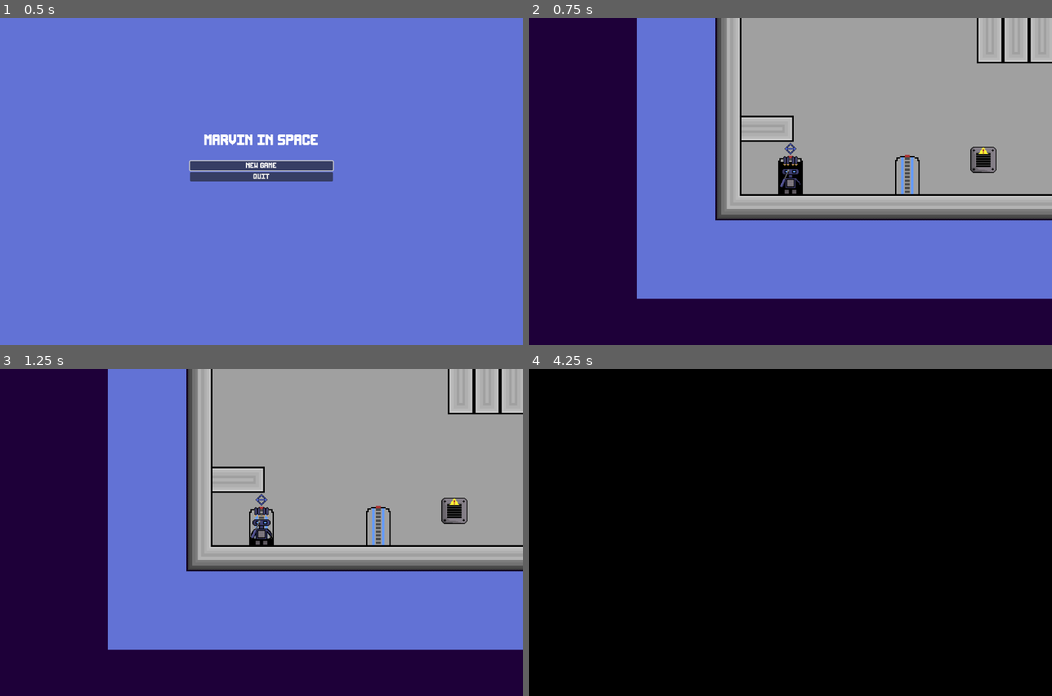
Above: before the commit, frames 1-4 (two rows, left to right).
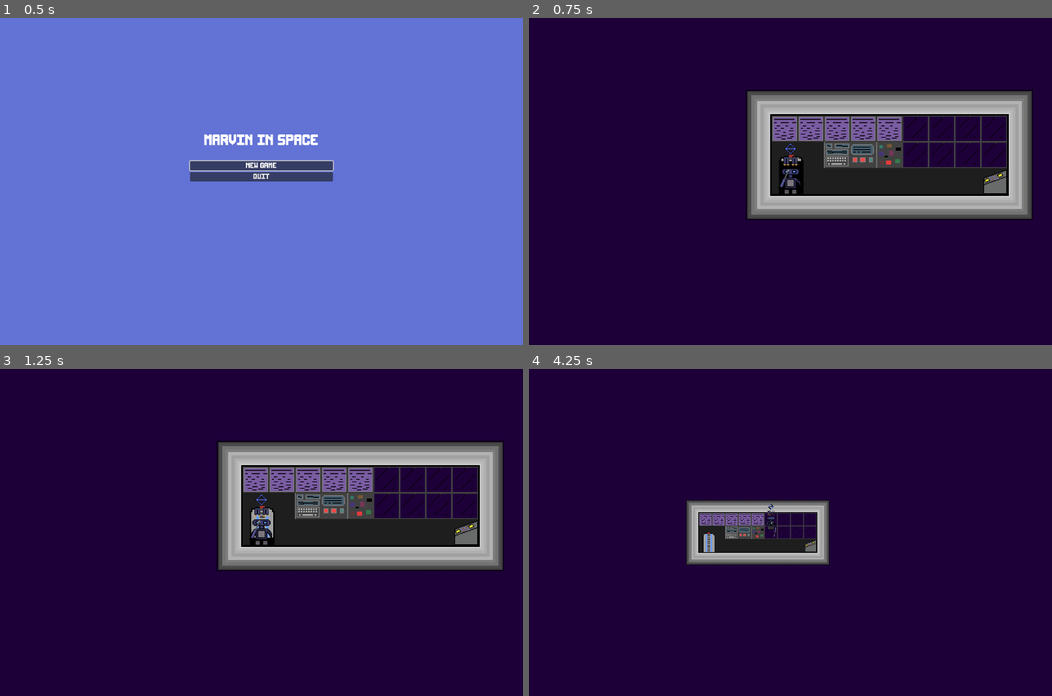
Above: after the commit, the same moments.

Repository: Danielyess/Marvin_In_Space
Game: Godot game, scene res://Scenes/world.tscn
Two runs of this game, one before a commit and one after it. Both use one fixed random seed, a clock stepped at 60 frames per second and the inputs below.
Inputs (mouse positions are in pixels of both pictures, inside the frame that each line leads up to):
- Up to frame 1 (0.5 s): no input
- Up to frame 2 (0.75 s): click "New Game" at 0.5 s
- Up to frame 3 (1.25 s): no input
- Up to frame 4 (4.25 s): tap Enter at 1.25 s; move the mouse to (905, 516) at 1.27 s; hold E (Interact) 1.28-2.03 s; hold D (MoveRight) 1.28-2.78 s; tap W (Jump) at 1.52, 2.27, 3.77 s; move the mouse to (685, 548) at 2.02 s; tap X (Explode) at 2.1 s; tap E (Interact) at 2.3, 3.8 s; move the mouse to (842, 460) at 2.77 s; hold A (MoveLeft) 2.78-3.53 s; hold E (Interact) 2.78-3.53 s; move the mouse to (764, 597) at 3.52 s; hold D (MoveRight) from 3.53 s (still down); tap M (SwitchCamera) at 3.6 s

Frame 1 is identical in both runs. In frame 2, 61% of the frame differs, in the area x 20-100%, y 0-86%; in frame 3, 61%; in frame 4, 100%, in the area x 0-100%, y 0-100%.

Commit message:
v0.3.2
Had to get changes from the realease1 version because i fucked up :)

Diff:
--- a/Marvin_In_Space_Demo/Scripts/console_script.gd
+++ b/Marvin_In_Space_Demo/Scripts/console_script.gd
@@ -15,4 +15,4 @@
 	InteractionSprite.visible = false
 
 func interact():
-	owner.get_parent().showGameOver()
+	owner.get_parent().showEndScreen()
--- a/Marvin_In_Space_Demo/Scripts/main_menu_script.gd
+++ b/Marvin_In_Space_Demo/Scripts/main_menu_script.gd
@@ -7,5 +7,4 @@
 	get_tree().quit()
 
 func _on_play_button_pressed() -> void:
-	get_parent().initLevel(5)
 	get_parent().initLevel(10)
--- a/Marvin_In_Space_Demo/Scripts/world.gd
+++ b/Marvin_In_Space_Demo/Scripts/world.gd
@@ -8,6 +8,7 @@
 var LevelSpawnPoint : Marker2D
 var Player : CharacterBody2D
 var Level : Node2D
+var MainMenu : Control
 var PauseMenu : Control
 var EndScreen : Control
 
@@ -20,6 +21,11 @@
 func _ready() -> void:
 	$DeathAnimContainer/DeathAnimationHandler.process_mode = Node.PROCESS_MODE_ALWAYS
 	PauseMenu = load("res://Scenes/pause_menu.tscn").instantiate()
+	PauseMenu.process_mode = Node.PROCESS_MODE_ALWAYS
+	MainMenu  = load("res://Scenes/main_menu.tscn").instantiate()
+	MainMenu.process_mode = Node.PROCESS_MODE_ALWAYS
+	EndScreen = load("res://Scenes/end_screen.tscn").instantiate()
+	EndScreen.process_mode = Node.PROCESS_MODE_ALWAYS
 	showMainMenu()
 
 func _input(event: InputEvent) -> void:
@@ -30,7 +36,7 @@
 			CameraState.player:
 				switchCameraState(CameraState.Level)
 	if event.is_action_pressed("MenuButton"):
-		if not self.has_node("Main Menu"):
+		if not MainMenu.is_inside_tree():
 			get_tree().paused = true
 			loadMenu()
 			switchCameraState(CameraState.menu)
@@ -51,7 +57,7 @@
 			pass;
 
 func loadLevel() -> void:
-	if levelIndex < 12:
+	if levelIndex < 10:
 		var desiredLevelName : String = "level_" + str(levelIndex)
 		Level = load("res://Scenes/Levels/" + desiredLevelName + ".tscn").instantiate()
 	else:
@@ -70,7 +76,7 @@
 		printerr("Couldn't get Level spawn point.")
 
 func loadPlayer() -> void:
-	Player = load("res://Scenes/Player.tscn").instantiate()
+	Player = load("res://Scenes/player.tscn").instantiate()
 	add_child(Player)
 	if Player.has_node("Camera"):
 		PlayerCamera = Player.get_node("Camera")
@@ -79,7 +85,6 @@
 	resetPlayerPosition()
 
 func loadMenu() -> void:
-	PauseMenu.process_mode = Node.PROCESS_MODE_ALWAYS
 	add_child(PauseMenu)
 	PauseMenu.initFocus()
 	if PauseMenu.has_node("Camera"):
@@ -97,7 +102,7 @@
 	LevelSpawnPoint = null
 	Level.queue_free()
 	levelIndex+=1;
-	initLevel(levelIndex)
+	initLevel()
 	deathAnimationRev()
 
 func deathAnimation() -> void:
@@ -106,7 +111,9 @@
 func deathAnimationRev() -> void:
 	$DeathAnimContainer/DeathAnimationHandler.play("DeathScreenOut")
 
-func initLevel(level : int) -> void:
+func initLevel(level : int = levelIndex) -> void:
+	if MainMenu.is_inside_tree():
+		remove_child(MainMenu)
 	levelIndex = level
 	loadLevel()
 	if not Player:
@@ -125,15 +132,13 @@
 		Level.queue_free()
 	if Player:
 		Player.queue_free()
-	if self.has_node("EndScreen"):
+	if EndScreen.is_inside_tree():
 		self.remove_child(EndScreen)
 
-	var mainMenu : Control = load("res://Scenes/main_menu.tscn").instantiate()
-	add_child(mainMenu)
-
-	if self.has_node("PauseMenu"):
+	if PauseMenu.is_inside_tree():
 		self.remove_child(PauseMenu)
 
+	add_child(MainMenu)
 	get_tree().paused = false
 
 func resumeGame() -> void:
@@ -141,16 +146,15 @@
 	self.remove_child(PauseMenu)
 	switchCameraState(CameraState.player)
 
-func restartLevel():
+func restartLevel() -> void:
 	resetPlayerPosition()
 	if Level and Level.get_node("Objects").get_node_or_null("PowerGrid"):
 		Level.get_node("Objects").get_node("PowerGrid").call_deferred("Reset")
 
-func showGameOver() -> void:
+func showEndScreen() -> void:
 	if Level:
 		Level.queue_free()
 	if Player:
 		Player.queue_free()
 
-	EndScreen = load("res://Scenes/end_screen.tscn").instantiate()
 	add_child(EndScreen)
